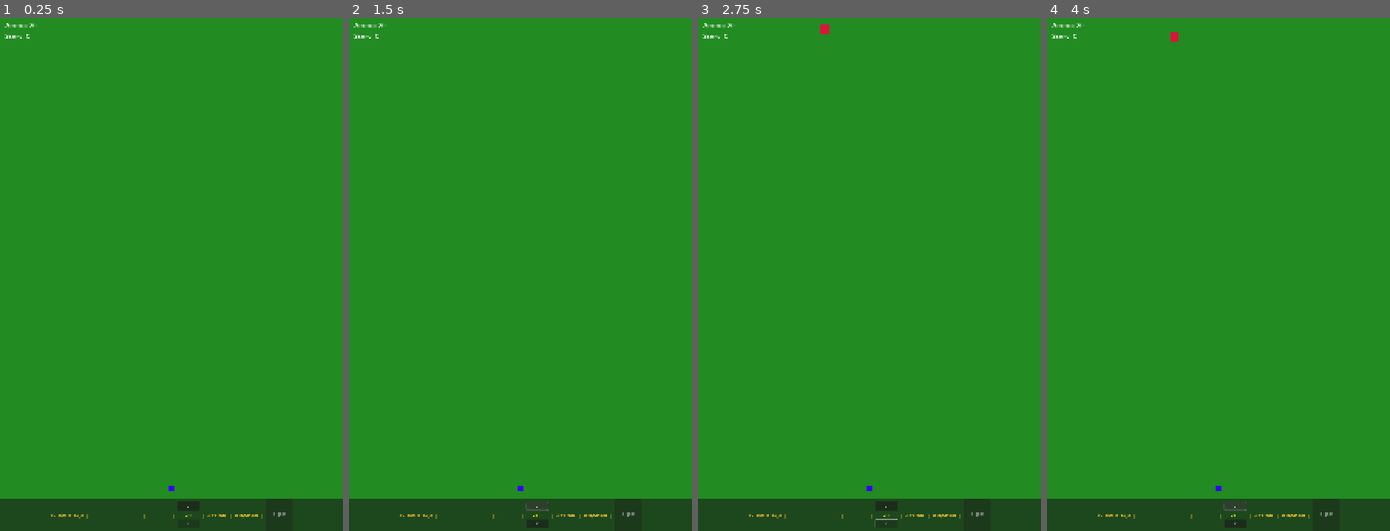
Above: before the commit, frames 1-4 (left to right).
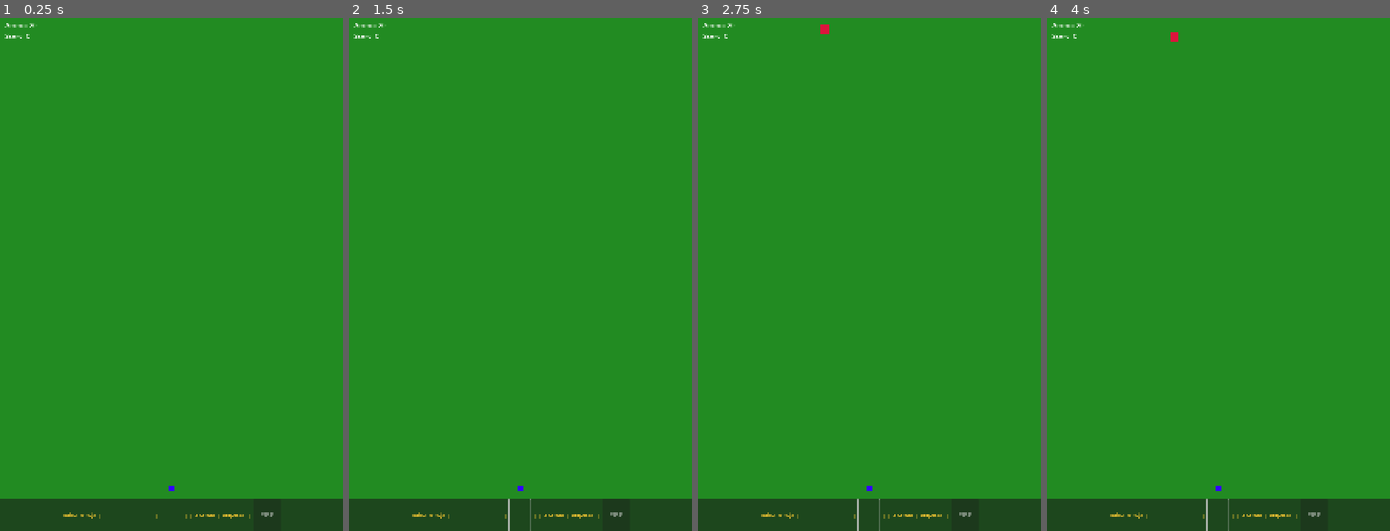
Above: after the commit, the same moments.

Repository: huttutt/tukom-defender
Game: Godot game, scene res://scenes/Main.tscn
The game is run twice, just before and just after one commit, with the same random seed, the same clock (stepped at 60 frames per second) and the same inputs.
Inputs (mouse positions are in pixels of both pictures, inside the frame that each line leads up to; where the layout moved, square brackets give the same spot in the first picture):
- Up to frame 1 (0.25 s): no input
- Up to frame 2 (1.5 s): click (520, 515) [506, 515] at 0.5 s; click (537, 505) at 1.25 s, where only the run before the commit has a clickable "▲"
- Up to frame 3 (2.75 s): click (886, 525) at 2 s, where only the run before the commit has a clickable "▼"
- Up to frame 4 (4 s): click (1218, 515) [1204, 515] at 2.75 s; click (1235, 505) at 3.5 s, where only the run before the commit has a clickable "▲"

The runs differ from the first frame. In frame 1, 0.3% of the frame differs, in the area x 14-84%, y 94-99%; in frame 2, 0.4%, in the area x 14-84%, y 93-100%; in frame 3, 0.4%; in frame 4, 0.4%.

Commit message:
Add distance arc visualization and phase-based UI activation
Implement visual distance reference system and improve UX flow:

Distance Arcs Implementation:
- Create DistanceArcs.gd to draw concentric arc circles from observer
- Arcs drawn at 250m intervals (250m, 500m, 750m, ..., 2000m)
- 1 tile = 10 meters for arc radius calculations
- Arcs extend from left to right screen edge (circular segments)
- 1px black lines with labels showing distance
- Distance labels positioned at center-top of each arc
- Labels show "250m", "500m", etc. in black text

Phase-Based UI Activation:
- Distance wheel now hidden until bearing is locked
- Bearing lock triggers distance_phase_entered signal
- Distance arcs activate when entering distance phase
- Distance wheel becomes visible simultaneously
- Deselecting bearing hides both arcs and distance wheel
- Clear visual progression: coordinates → bearing → distance

TukomGeneratorUI Changes:
- Add distance_phase_entered and distance_phase_exited signals
- Hide distance_wheel in _reset_ui()
- Show distance_wheel when bearing locks (_on_bearing_locked)
- Hide distance_wheel and emit exit signal when deselecting bearing
- Proper state management across phase transitions

Main.gd Integration:
- Add distance_arcs node reference
- Connect distance phase signals from TukomGeneratorUI
- _on_distance_phase_entered(): Activate arcs at observer position
- _on_distance_phase_exited(): Deactivate and hide arcs
- Arcs only visible during distance selection phase

Arc Drawing Algorithm:
- Calculate arc points as portions of circles
- Radius in pixels = (distance_meters / 10) × TILE_SIZE
- Generate 64 segments for smooth curves
- Clip arcs to screen boundaries
- Position labels 15px above arc center

Changes:
- Add scripts/DistanceArcs.gd with complete arc rendering logic
- Add scenes/DistanceArcs.tscn
- Modify scripts/TukomGeneratorUI.gd to add phase signals and visibility
- Modify scripts/Main.gd to integrate distance arcs
- Modify scenes/Main.tscn to include DistanceArcs node

Refs: Phase 4 UX improvements

🤖 Generated with [Claude Code](https://claude.com/claude-code)

Co-Authored-By: Claude <noreply@anthropic.com>

Diff:
--- /dev/null
+++ b/scenes/DistanceArcs.tscn
@@ -0,0 +1,6 @@
+[gd_scene load_steps=2 format=3]
+
+[ext_resource type="Script" path="res://scripts/DistanceArcs.gd" id="1_distance_arcs_script"]
+
+[node name="DistanceArcs" type="Node2D"]
+script = ExtResource("1_distance_arcs_script")
--- a/scenes/Main.tscn
+++ b/scenes/Main.tscn
@@ -1,10 +1,11 @@
-[gd_scene load_steps=5 format=3 uid="uid://cr71v5fyuafpu"]
+[gd_scene load_steps=6 format=3 uid="uid://cr71v5fyuafpu"]
 
 [ext_resource type="Script" path="res://scripts/Main.gd" id="1_main_script"]
 [ext_resource type="PackedScene" uid="uid://ckmrwxo5jjf8w" path="res://scenes/Map.tscn" id="2_map_scene"]
 [ext_resource type="PackedScene" uid="uid://bx3k5h7j2m9wq" path="res://scenes/TukomGeneratorUI.tscn" id="3_tukom_ui_scene"]
 [ext_resource type="PackedScene" uid="uid://ch8k9w2n5j4tx" path="res://scenes/ObserverIcon.tscn" id="4_observer_icon_scene"]
 [ext_resource type="PackedScene" uid="uid://d2k8n5xap7qrx" path="res://scenes/BearingLine.tscn" id="5_bearing_line_scene"]
+[ext_resource type="PackedScene" path="res://scenes/DistanceArcs.tscn" id="6_distance_arcs_scene"]
 
 [node name="Main" type="Node2D"]
 script = ExtResource("1_main_script")
@@ -18,6 +19,8 @@
 [node name="ObserverIcon" parent="." instance=ExtResource("4_observer_icon_scene")]
 
 [node name="BearingLine" parent="." instance=ExtResource("5_bearing_line_scene")]
+
+[node name="DistanceArcs" parent="." instance=ExtResource("6_distance_arcs_scene")]
 
 [node name="UI" type="CanvasLayer" parent="."]
 
--- /dev/null
+++ b/scripts/DistanceArcs.gd
@@ -0,0 +1,149 @@
+extends Node2D
+
+## DistanceArcs.gd
+## Draws concentric arc circles from observer icon at 250m intervals.
+## Provides visual reference for distance selection.
+
+# Arc settings
+const ARC_INTERVAL_METERS: int = 250  # Distance between arcs
+const METERS_PER_TILE: float = 10.0  # 1 tile = 10 meters
+const ARC_COLOR: Color = Color.BLACK
+const ARC_WIDTH: float = 1.0
+const LABEL_COLOR: Color = Color.BLACK
+const MAX_DISTANCE: int = 2000  # Maximum arc distance
+
+# State
+var origin: Vector2 = Vector2.ZERO  # Observer icon position
+var is_active: bool = false
+
+# Drawing nodes
+var arc_lines: Array = []  # Array of Line2D nodes
+var arc_labels: Array = []  # Array of Label nodes
+
+
+func _ready() -> void:
+	# Initially hidden
+	visible = false
+
+
+## Activates distance arcs display
+func activate(observer_position: Vector2) -> void:
+	origin = observer_position
+	is_active = true
+	visible = true
+	_draw_arcs()
+
+
+## Deactivates distance arcs display
+func deactivate() -> void:
+	is_active = false
+	visible = false
+	_clear_arcs()
+
+
+## Draws all distance arcs from observer position
+func _draw_arcs() -> void:
+	_clear_arcs()
+
+	# Get viewport dimensions for arc clipping
+	var viewport_size: Vector2 = get_viewport_rect().size
+
+	# Calculate how many arcs we need
+	var num_arcs: int = MAX_DISTANCE / ARC_INTERVAL_METERS
+
+	for i in range(1, num_arcs + 1):
+		var distance_meters: int = i * ARC_INTERVAL_METERS
+		var radius_pixels: float = (distance_meters / METERS_PER_TILE) * GameConfig.TILE_SIZE
+
+		# Draw arc (portion of circle)
+		_draw_arc_segment(radius_pixels, distance_meters, viewport_size)
+
+
+## Draws a single arc segment (circular arc from left to right edge of screen)
+func _draw_arc_segment(radius: float, distance_meters: int, viewport_size: Vector2) -> void:
+	# Create Line2D for this arc
+	var arc_line: Line2D = Line2D.new()
+	arc_line.width = ARC_WIDTH
+	arc_line.default_color = ARC_COLOR
+	arc_line.z_index = -2  # Behind everything except map
+
+	# Calculate arc points
+	# We want the arc to span from left edge to right edge of screen
+	var points: PackedVector2Array = _calculate_arc_points(radius, viewport_size)
+
+	for point in points:
+		arc_line.add_point(point)
+
+	add_child(arc_line)
+	arc_lines.append(arc_line)
+
+	# Add distance label at center-top of arc
+	_add_arc_label(radius, distance_meters, viewport_size)
+
+
+## Calculates points for an arc spanning screen width
+func _calculate_arc_points(radius: float, viewport_size: Vector2) -> PackedVector2Array:
+	var points: PackedVector2Array = PackedVector2Array()
+
+	# Calculate angle range based on screen width
+	# We want the arc to go from left edge to right edge
+	var screen_half_width: float = viewport_size.x / 2.0
+	var center_x: float = origin.x
+
+	# Calculate start and end angles
+	# Left edge
+	var dx_left: float = -center_x
+	var dy_left: float = sqrt(max(0, radius * radius - dx_left * dx_left))
+	var angle_start: float = atan2(-dy_left, dx_left)
+
+	# Right edge
+	var dx_right: float = viewport_size.x - center_x
+	var dy_right: float = sqrt(max(0, radius * radius - dx_right * dx_right))
+	var angle_end: float = atan2(-dy_right, dx_right)
+
+	# Generate arc points
+	var num_segments: int = 64  # Smoothness of arc
+	var angle_step: float = (angle_end - angle_start) / float(num_segments)
+
+	for i in range(num_segments + 1):
+		var angle: float = angle_start + i * angle_step
+		var x: float = origin.x + radius * cos(angle)
+		var y: float = origin.y + radius * sin(angle)
+
+		# Only add points that are on screen
+		if y >= 0 and y <= viewport_size.y:
+			points.append(Vector2(x, y))
+
+	return points
+
+
+## Adds distance label above arc at screen center
+func _add_arc_label(radius: float, distance_meters: int, viewport_size: Vector2) -> void:
+	# Calculate label position (center-top of arc)
+	var center_x: float = viewport_size.x / 2.0
+	var label_y: float = origin.y - radius - 15.0  # 15px above arc
+
+	# Only show label if it's on screen
+	if label_y < 0 or label_y > viewport_size.y:
+		return
+
+	var label: Label = Label.new()
+	label.text = "%dm" % distance_meters
+	label.add_theme_font_size_override("font_size", 14)
+	label.add_theme_color_override("font_color", LABEL_COLOR)
+	label.position = Vector2(center_x - 20, label_y)  # Center approximately
+	label.z_index = -1
+
+	add_child(label)
+	arc_labels.append(label)
+
+
+## Clears all arc lines and labels
+func _clear_arcs() -> void:
+	for arc in arc_lines:
+		arc.queue_free()
+	arc_lines.clear()
+
+	for label in arc_labels:
+		label.queue_free()
+	arc_labels.clear()
--- a/scripts/Main.gd
+++ b/scripts/Main.gd
@@ -23,6 +23,7 @@
 @onready var crate_container: Node2D = $CrateContainer
 @onready var observer_icon: Node2D = $ObserverIcon
 @onready var bearing_line: Node2D = $BearingLine
+@onready var distance_arcs: Node2D = $DistanceArcs
 @onready var ammo_label: Label = $UI/AmmoLabel
 @onready var score_label: Label = $UI/ScoreLabel
 @onready var tukom_ui: Control = $UI/TukomGeneratorUI
@@ -63,6 +64,8 @@
 	tukom_ui.fire_command_reset.connect(_on_fire_command_reset)
 	tukom_ui.bearing_line_activated.connect(_on_bearing_line_activated)
 	tukom_ui.bearing_deselected.connect(_on_bearing_deselected)
+	tukom_ui.distance_phase_entered.connect(_on_distance_phase_entered)
+	tukom_ui.distance_phase_exited.connect(_on_distance_phase_exited)
 
 	# Connect FIRE button from TukomGeneratorUI
 	var fire_button: Button = tukom_ui.get_node("Panel/HBoxContainer/FireButton")
@@ -158,6 +161,18 @@
 	pass
 
 
+## Called when distance selection phase is entered (bearing locked)
+func _on_distance_phase_entered() -> void:
+	# Show distance arcs for visual reference
+	distance_arcs.activate(observer_icon.global_position)
+
+
+## Called when distance selection phase is exited (bearing deselected)
+func _on_distance_phase_exited() -> void:
+	# Hide distance arcs
+	distance_arcs.deactivate()
+
+
 ## Handles FIRE button press
 func _on_fire_button_pressed() -> void:
 	# Check if player has ammo
--- a/scripts/TukomGeneratorUI.gd
+++ b/scripts/TukomGeneratorUI.gd
@@ -59,6 +59,7 @@
 	piiru_button.visible = true
 	add_bearing_prompt.visible = false
 	distance_wheel.reset()
+	distance_wheel.visible = false  # Hidden until bearing locked
 	fire_button.disabled = true
 	state = State.IDLE
 
@@ -210,14 +211,19 @@
 	if bearing_line != null:
 		bearing_line.deactivate()
 
+	# Hide distance wheel (back to bearing selection)
+	distance_wheel.visible = false
+	distance_wheel.reset()
+
 	# Show prompt again
 	_show_add_bearing_prompt()
 
 	# Update state
 	_check_ready_state()
 
-	# Emit signal for Main
+	# Emit signals for Main
 	bearing_deselected.emit()
+	distance_phase_exited.emit()
 
 
 ## Called when bearing is locked (mouseup)
@@ -225,6 +231,12 @@
 	# Stop pulsating animation if any
 	add_bearing_prompt.visible = false
 	piiru_button.visible = true
+
+	# Enable distance wheel for distance selection
+	distance_wheel.visible = true
+
+	# Emit signal to show distance arcs
+	distance_phase_entered.emit()
 
 
 ## Called when bearing is unlocked (click line)
@@ -246,3 +258,5 @@
 signal bearing_locked()
 signal bearing_unlocked()
 signal bearing_deselected()
+signal distance_phase_entered()
+signal distance_phase_exited()
